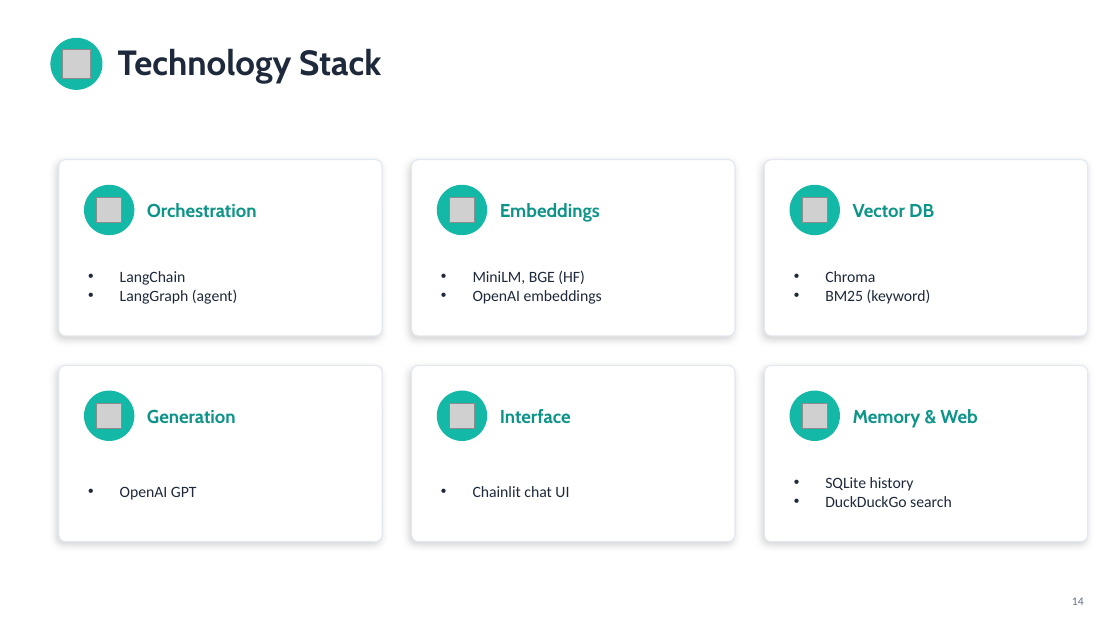
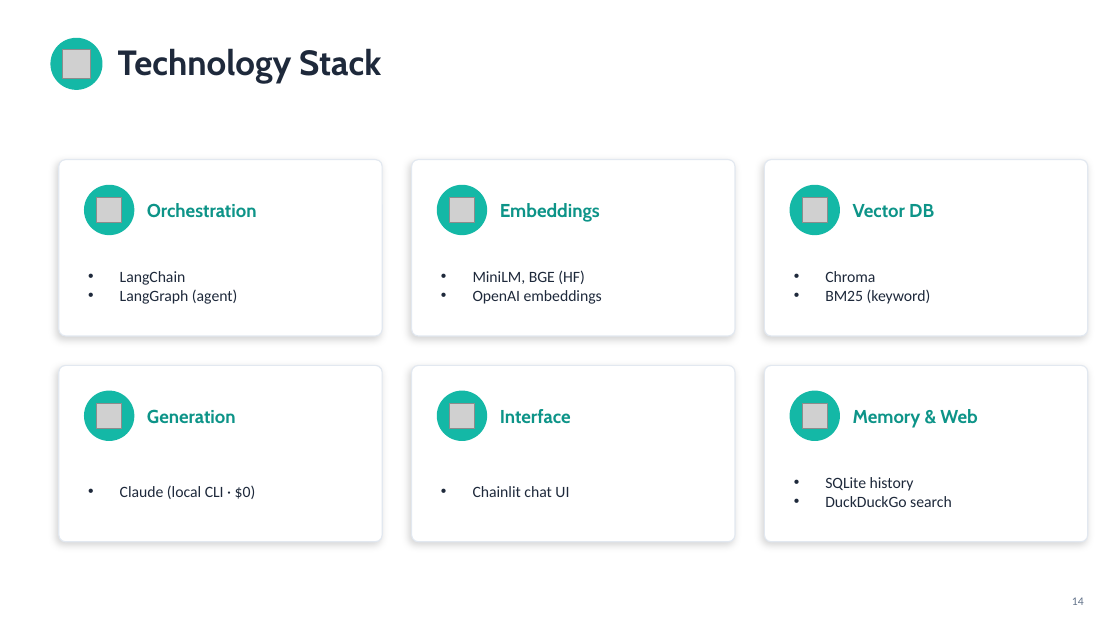
Before and after one commit to JineeshTS/AnalyticsVidhyaCapstone, a slide deck: slide 14 of Capstone_Research_Paper_Answer_Bot.pptx. Drawn at 1120x630 pixels with LibreOffice and Linux fonts; fonts in the diff are those of the drawing; grey boxes stand for pictures. Boxes give left, top, right and bottom in pixels: in the first picture for what was removed or moved away, otherwise in the second. Text is boxed around its words. In the diff, an @@ line names an element or a change of style, - is before the commit and + after.

```diff
--- a/Capstone_Research_Paper_Answer_Bot.pptx
+++ b/Capstone_Research_Paper_Answer_Bot.pptx
@@ text at (x1=120, y1=486, x2=256, y2=499): text changed @@
-• OpenAI GPT
+• Claude (local CLI · $0)
```
Also in this commit, not shown: 5 other slides changed, 4 slides added.
